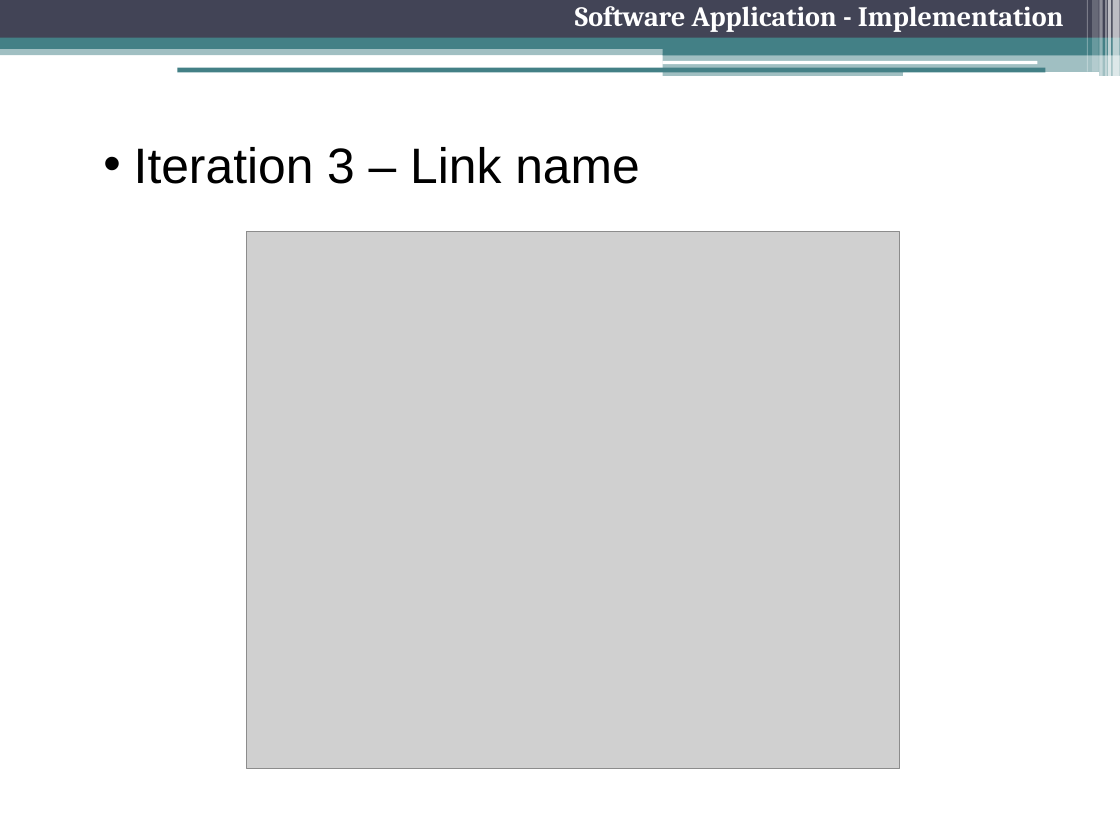
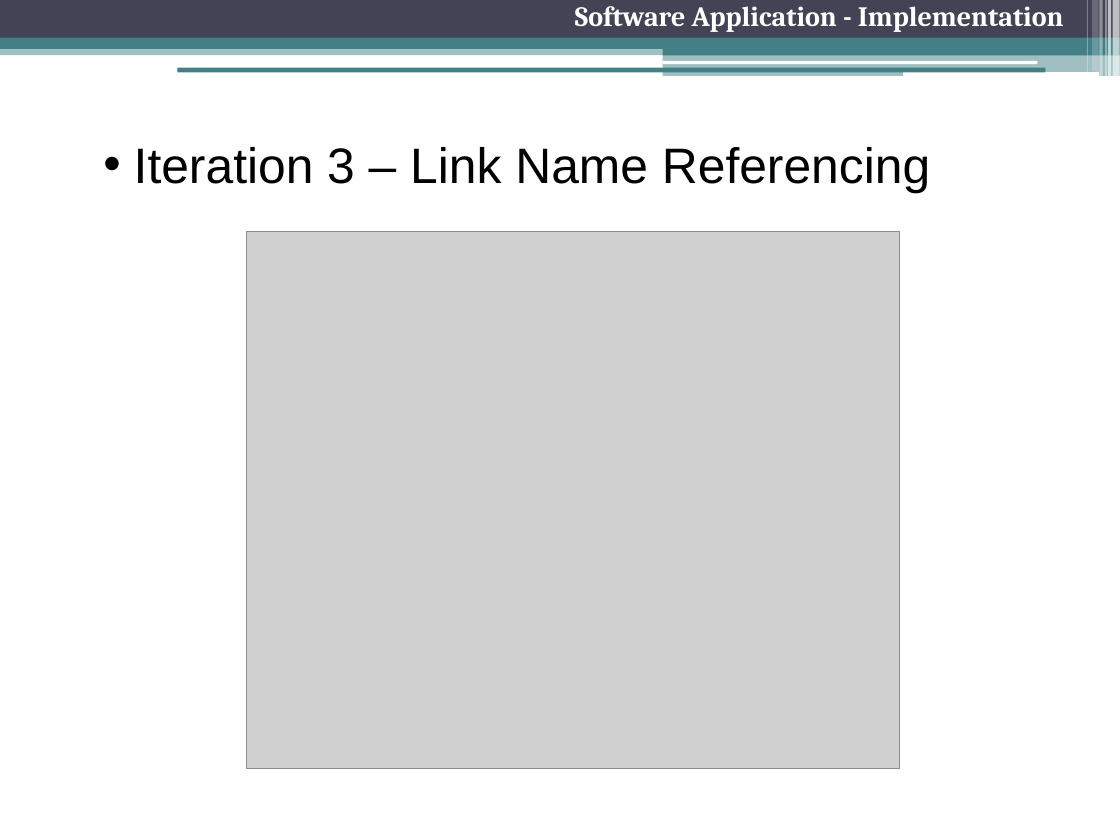
Before and after one commit to freecole/Lab-project, a slide deck: slide 21 of Presentation/2 Nov/Final Presentation.pptx (slide 19 before the commit). Drawn at 1120x840 pixels with LibreOffice and Linux fonts; fonts in the diff are those of the drawing; grey boxes stand for pictures. Boxes give left, top, right and bottom in pixels: in the first picture for what was removed or moved away, otherwise in the second. Text is boxed around its words. In the diff, an @@ line names an element or a change of style, - is before the commit and + after.

```diff
--- a/Presentation/2 Nov/Final Presentation.pptx
+++ b/Presentation/2 Nov/Final Presentation.pptx
@@ text at <box>134,147,930,193</box>: text changed @@
-  • Iteration 3 – Link name
+  • Iteration 3 – Link Name Referencing
```
Also in this commit, not shown: 22 other slides changed, 2 slides added, 1 slide removed.
